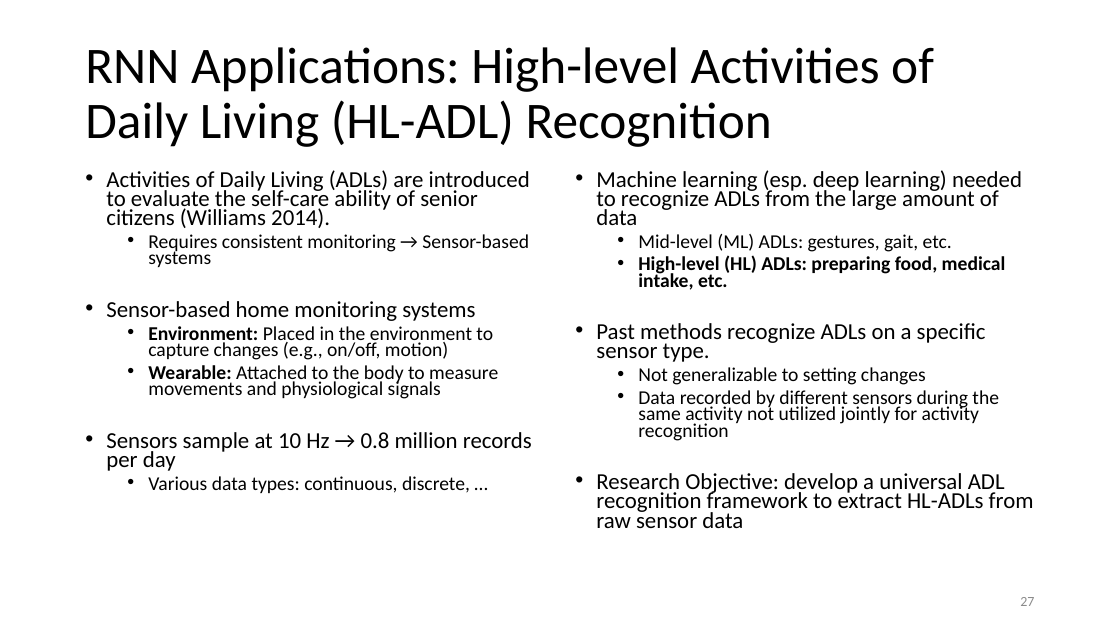
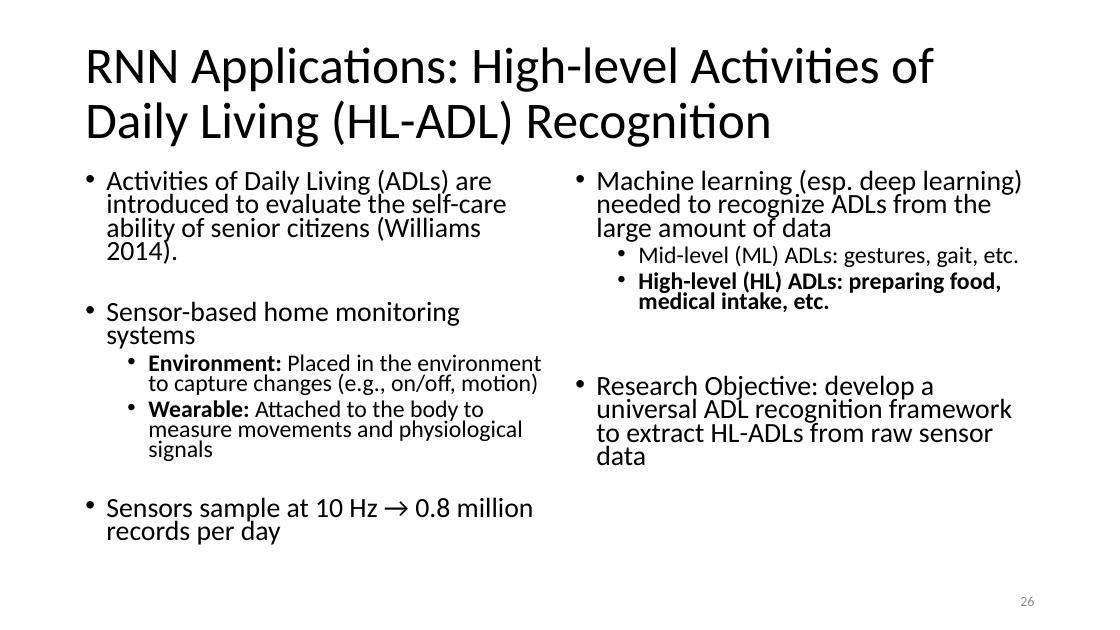
Before and after one commit to ailab-ua/courses, a slide deck: slide 26 of resources/recurrent_neural_networks_april_2019.pptx (slide 27 before the commit). Drawn at 1120x630 pixels with LibreOffice and Linux fonts; fonts in the diff are those of the drawing. Boxes give left, top, right and bottom in pixels: in the first picture for what was removed or moved away, otherwise in the second. Text is boxed around its words. In the diff, an @@ line names an element or a change of style, - is before the commit and + after.

```diff
--- a/resources/recurrent_neural_networks_april_2019.pptx
+++ b/resources/recurrent_neural_networks_april_2019.pptx
@@ text "Activities of Daily Living (ADLs) ..." at bbox=[106, 170, 541, 545]: size 19.6 to 23.8 pt in "Activities of Daily Living (ADLs) are introduced ...", "Sensor-based home monitoring systems", "Sensors sample at 10 Hz → 0.8 ..."; size 16.8 to 20.4 pt in "Environment: Placed in the environment to capture ...", "Wearable: Attached to the body to measure ..." @@
@@ text "Machine learning (esp. deep learning) ..." at bbox=[596, 170, 1023, 466]: size 19.6 to 23.8 pt in "Machine learning (esp. deep learning) needed to ...", "Research Objective: develop a universal ADL recognition ..."; size 16.8 to 20.4 pt in "Mid-level (ML) ADLs: gestures, gait, etc.", "High-level (HL) ADLs: preparing food, medical intake, ..." @@
@@ text at bbox=[148, 234, 529, 267]: paragraph removed @@
-  • Requires consistent monitoring → Sensor-based systems
@@ text at bbox=[596, 323, 999, 441]: paragraphs removed @@
-• Past methods recognize ADLs on a specific sensor type.
-  • Not generalizable to setting changes
-  • Data recorded by different sensors during the same activity not utilized jointly for activity recognition
@@ text at bbox=[148, 476, 470, 493]: paragraph removed @@
-  • Various data types: continuous, discrete, …
@@ page number at bbox=[1020, 597, 1034, 606]: text changed @@
-27
+26
```
Also in this commit, not shown: 29 other slides changed, 1 slide added, 2 slides removed.
